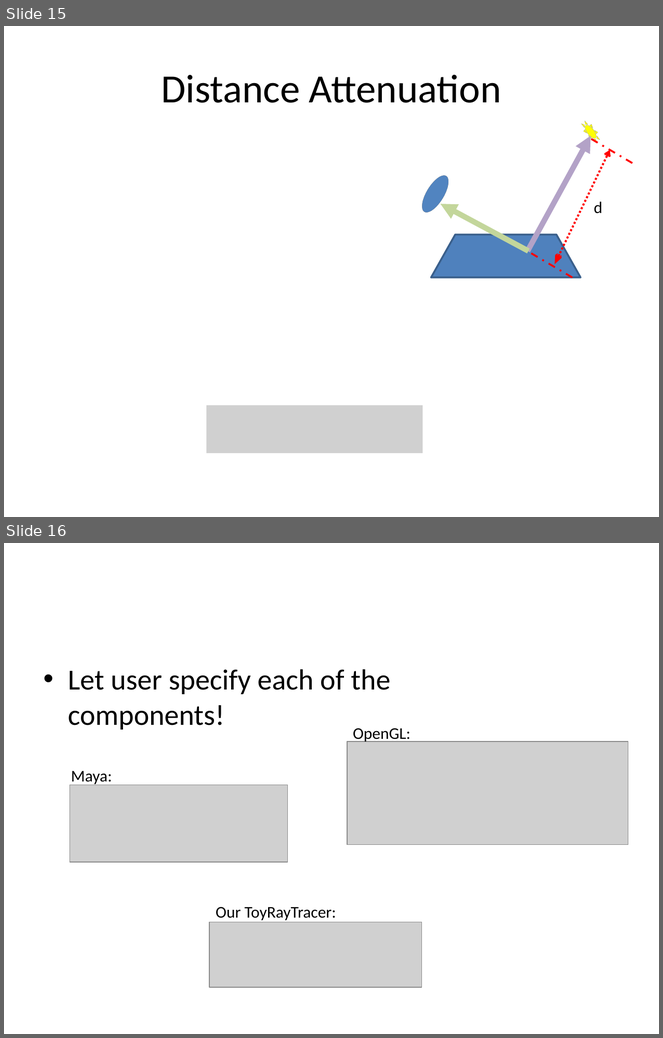
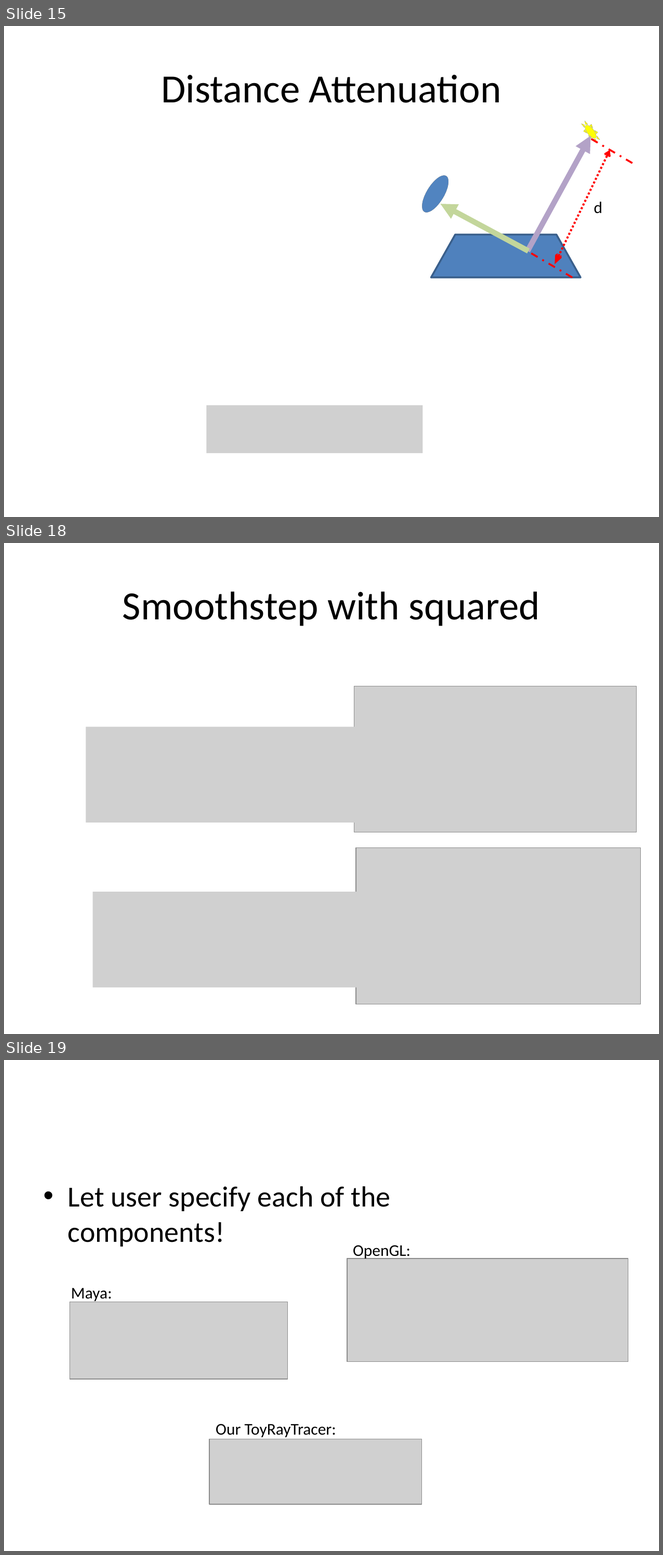
Before and after one commit to myuwbclasses/CSS552, a slide deck: LectureNotes/M2-Phong-Slides/2-3.LightSources.pptx. Shown one above the other, each under a label of ours: slides 15 and 16 before the commit, slides 15, 18 and 19 after it; the slides between them are not shown. The pictures are 663x1038 and 663x1555 pixels, drawn with LibreOffice and Linux fonts; fonts in the diff are those of the drawing; grey boxes stand for pictures. Boxes give left, top, right and bottom in pixels: in the first picture for what was removed or moved away, otherwise in the second. Text is boxed around its words. In the diff, an @@ line names an element or a change of style, - is before the commit and + after.

```diff
--- a/LectureNotes/M2-Phong-Slides/2-3.LightSources.pptx
+++ b/LectureNotes/M2-Phong-Slides/2-3.LightSources.pptx
@@ slide 18 added at (x1=4, y1=543, x2=659, y2=1034), background #FFFFFF @@
@@ title added at (x1=123, y1=591, x2=540, y2=626), 44 pt, text #000000 @@
+Smoothstep with squared
@@ picture added at (x1=354, y1=687, x2=637, y2=833) @@
@@ picture added at (x1=86, y1=727, x2=414, y2=823) @@
@@ picture added at (x1=356, y1=848, x2=641, y2=1005) @@
@@ picture added at (x1=92, y1=892, x2=420, y2=988) @@
@@ what was slide 16 is now slide 19 @@
```
Also in this commit, not shown: 2 other slides added.
